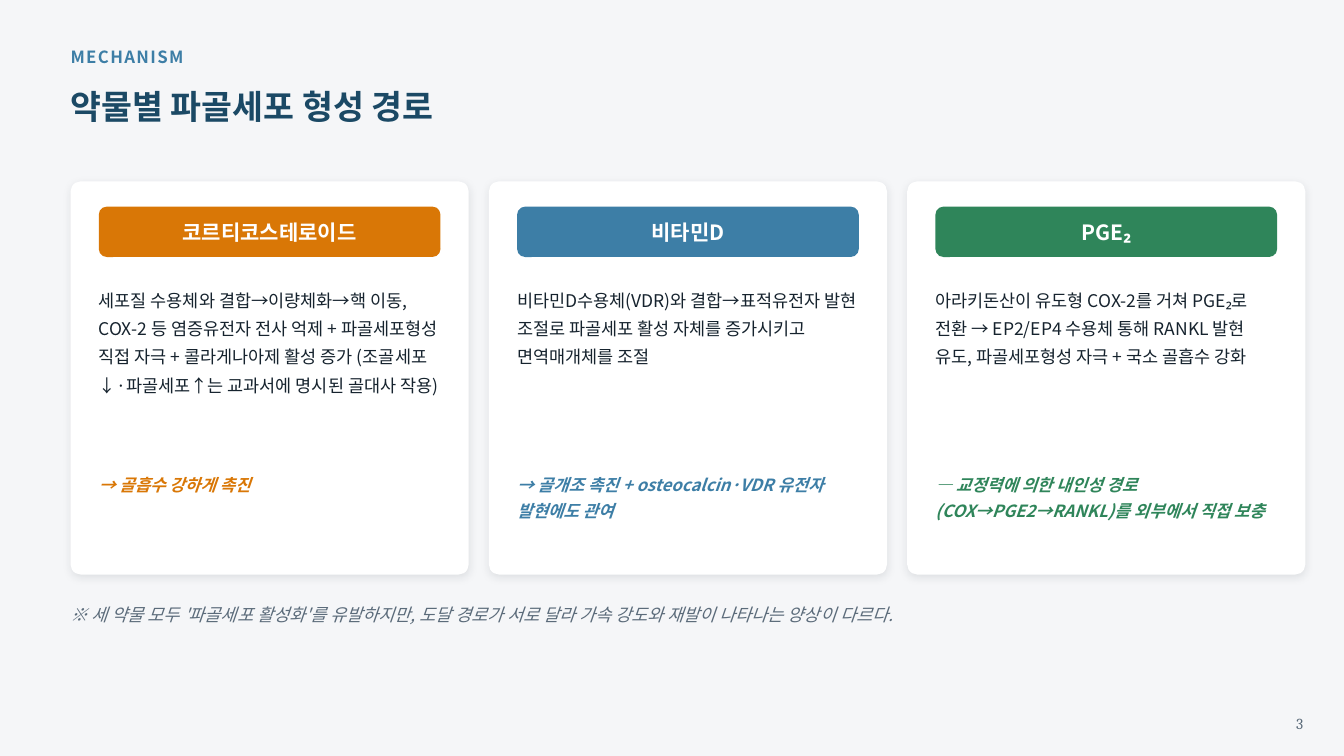
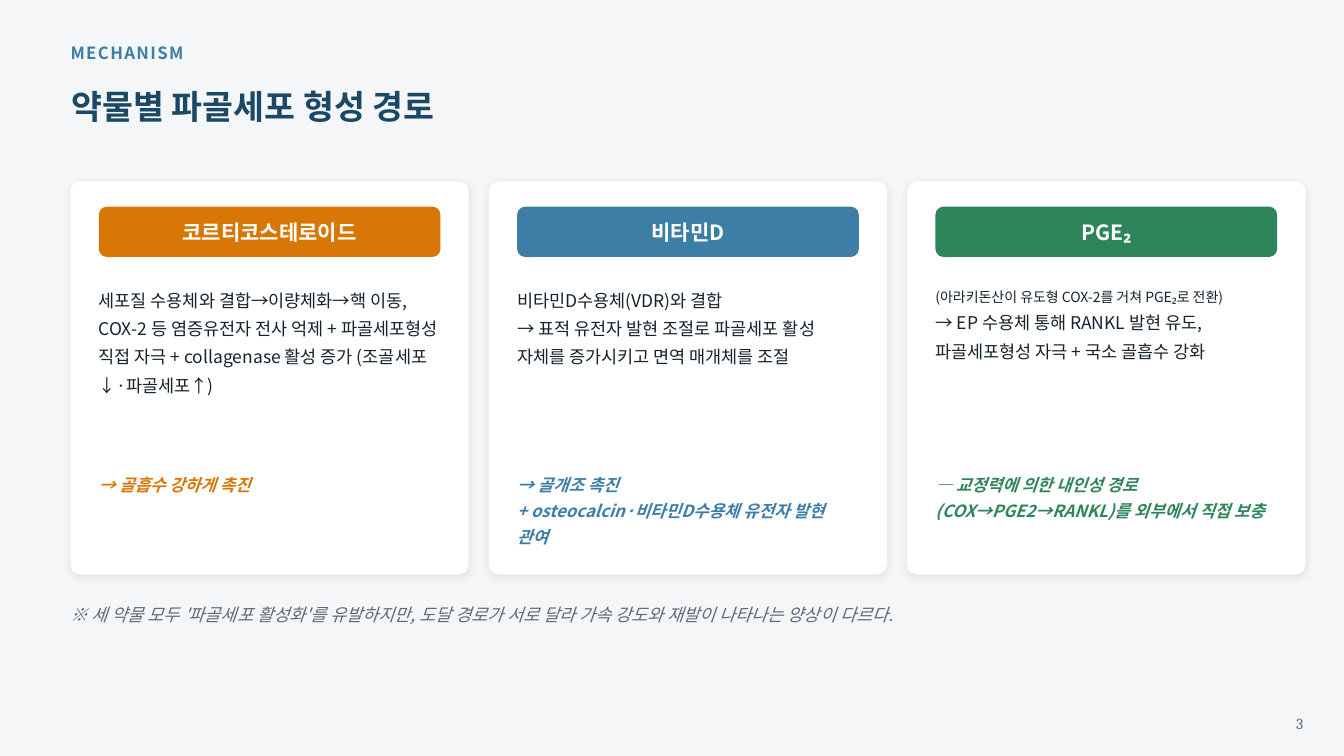
Before and after one commit to yojokem/-, a slide deck: slide 3 of 치과약리학실험2-논문발표/치과약리학실험2_논문발표.pptx. Drawn at 1344x756 pixels with LibreOffice and Linux fonts; fonts in the diff are those of the drawing. Boxes give left, top, right and bottom in pixels: in the first picture for what was removed or moved away, otherwise in the second. Text is boxed around its words. In the diff, an @@ line names an element or a change of style, - is before the commit and + after.

```diff
--- a/치과약리학실험2-논문발표/치과약리학실험2_논문발표.pptx
+++ b/치과약리학실험2-논문발표/치과약리학실험2_논문발표.pptx
@@ text "MECHANISM": place and size @@
-text "MECHANISM" at [71,50,184,63]
+text "MECHANISM" at [71,46,184,59]
@@ text at [99,292,437,396]: text changed @@
-세포질 수용체와 결합→이량체화→핵 이동, COX-2 등 염증유전자 전사 억제 + 파골세포형성 직접 자극 + 콜라게나아제 활성 증가 (조골세포↓·파골세포↑는 교과서에 명시된 골대사 작용)
+세포질 수용체와 결합→이량체화→핵 이동,
+COX-2 등 염증유전자 전사 억제 + 파골세포형성 직접 자극 + collagenase 활성 증가 (조골세포↓·파골세포↑)
@@ text at [517,292,815,365]: text changed @@
-비타민D수용체(VDR)와 결합→표적유전자 발현 조절로 파골세포 활성 자체를 증가시키고 면역매개체를 조절
+비타민D수용체(VDR)와 결합
+→ 표적 유전자 발현 조절로 파골세포 활성 자체를 증가시키고 면역 매개체를 조절
@@ text at [935,290,1223,360]: text changed @@
-아라키돈산이 유도형 COX-2를 거쳐 PGE₂로 전환 → EP2/EP4 수용체 통해 RANKL 발현 유도, 파골세포형성 자극 + 국소 골흡수 강화
+(아라키돈산이 유도형 COX-2를 거쳐 PGE₂로 전환)
+→ EP 수용체 통해 RANKL 발현 유도, 파골세포형성 자극 + 국소 골흡수 강화
@@ text at [517,477,824,545]: text changed @@
-→ 골개조 촉진 + osteocalcin·VDR 유전자 발현에도 관여
+→ 골개조 촉진
++ osteocalcin·비타민D수용체 유전자 발현 관여
```
Also in this commit, not shown: 7 other slides changed, 2 other files.
